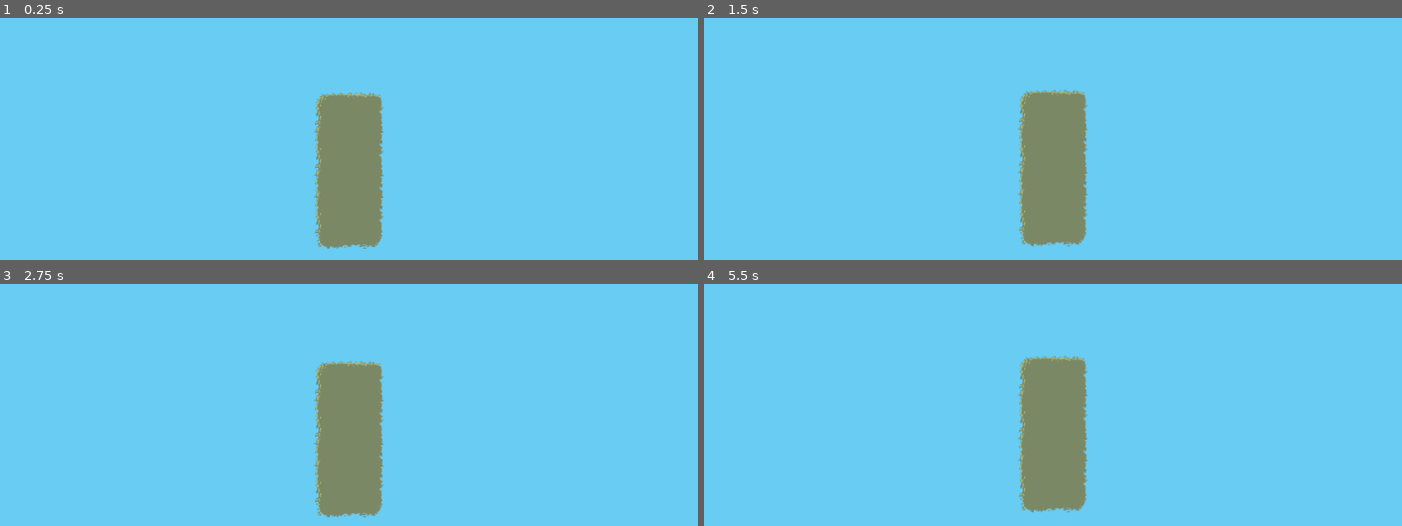
Above: before the commit, frames 1-4 (two rows, left to right).
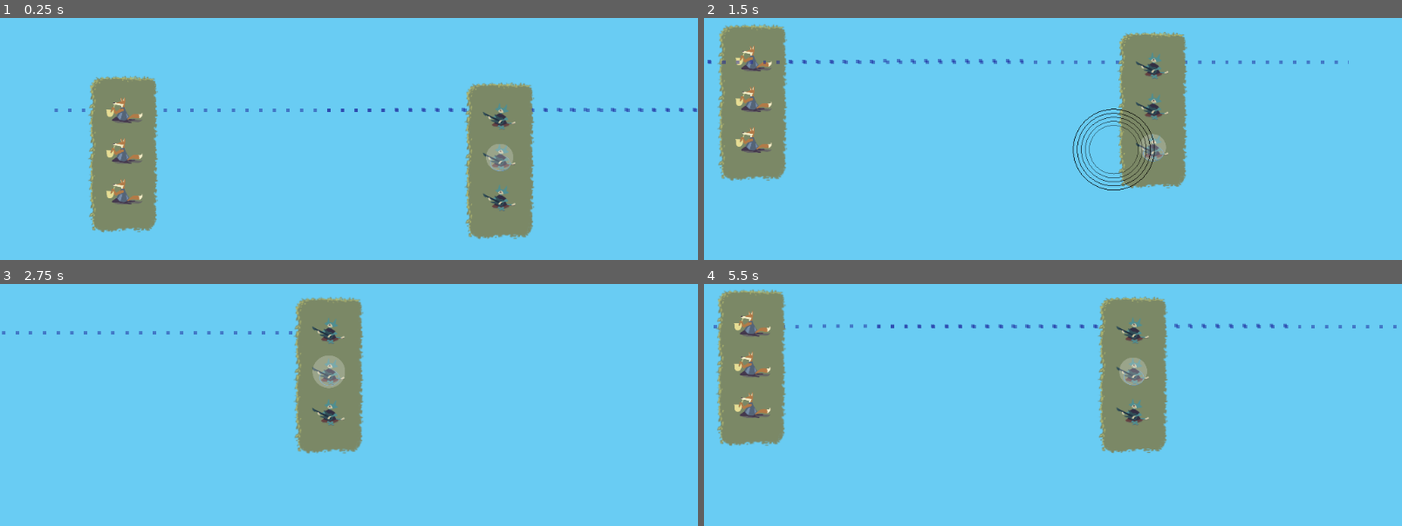
Above: after the commit, the same moments.

Repository: uspgamedev/skyjammers
Game: Godot game, scene res://stages/stage05.tscn
The game is run twice, just before and just after one commit, with the same random seed, the same clock (stepped at 60 frames per second) and the same inputs. This scene is started directly instead of the project's main scene. Sound files missing from this copy of the repository are replaced by a short silence.
Inputs:
- Up to frame 1 (0.25 s): no input
- Up to frame 2 (1.5 s): tap Enter (ui_accept) at 0.5, 0.77 s; hold Space (action_play) 0.53-1.28 s; tap Space (action_play) at 1.35 s
- Up to frame 3 (2.75 s): tap Enter (ui_accept) at 1.52 s; hold Space (action_play) from 2.03 s (still down)
- Up to frame 4 (5.5 s): release Space (action_play) at 2.78 s; tap Space (action_play) at 2.85, 4.35 s; tap Enter (ui_accept) at 3.02, 3.77, 4.52 s; hold Space (action_play) 3.53-4.28 s; hold Space (action_play) from 5.03 s (still down)

The runs differ from the first frame. In frame 1, 18% of the frame differs, in the area x 7-100%, y 23-96%; in frame 2, 19%, in the area x 0-93%, y 2-95%; in frame 3, 8.0%; in frame 4, 18%.
Error before the commit: Invalid type in function 'get_node' in base 'Node2D (base.gd)'. Cannot convert argument 1 from Nil to NodePath. (res://stages/base.gd:16)

Commit message:
Changed WavePreview effect

Diff:
--- a/game/Instruments/Bass/Bass.tscn
+++ b/game/Instruments/Bass/Bass.tscn
@@ -1,17 +1,24 @@
-[gd_scene load_steps=2 format=2]
+[gd_scene load_steps=3 format=2]
 
 [ext_resource path="res://Instruments/Instrument.tscn" type="PackedScene" id=1]
+[ext_resource path="res://Instruments/Bass/circle.png" type="Texture" id=2]
 
-[node name="Bass" instance=ExtResource( 1 )]
+[node name="Bass" index="0" instance=ExtResource( 1 )]
 
-[node name="Riff0" parent="." index="5"]
+[node name="WavePreview" parent="." index="2"]
+
+visible = true
+scale = Vector2( 0.2, 0.2 )
+texture = ExtResource( 2 )
+
+[node name="Riff0" parent="." index="6"]
 
 volume_db = -8.0
 
-[node name="Riff1" parent="." index="6"]
+[node name="Riff1" parent="." index="7"]
 
 volume_db = -8.0
 
-[node name="SFX" parent="." index="7"]
+[node name="SFX" parent="." index="8"]
 
 position = Vector2( -0.323532, -0.32354 )
--- a/game/Instruments/GameBoy/Gameboy.tscn
+++ b/game/Instruments/GameBoy/Gameboy.tscn
@@ -1,40 +1,45 @@
-[gd_scene load_steps=8 format=2]
+[gd_scene load_steps=9 format=2]
 
 [ext_resource path="res://Instruments/Instrument.tscn" type="PackedScene" id=1]
 [ext_resource path="res://assets/img/fox-gameboy.png" type="Texture" id=2]
-[ext_resource path="res://Instruments/GameBoy/GameBoyWaveShape.gd" type="Script" id=3]
-[ext_resource path="res://assets/sound/gameboy_riff.wav" type="AudioStream" id=4]
-[ext_resource path="res://assets/sound/gameboy_riff2.wav" type="AudioStream" id=5]
-[ext_resource path="res://assets/sound/gameboy_sfx.wav" type="AudioStream" id=6]
+[ext_resource path="res://Instruments/GameBoy/star.png" type="Texture" id=3]
+[ext_resource path="res://Instruments/GameBoy/GameBoyWaveShape.gd" type="Script" id=4]
+[ext_resource path="res://assets/sound/gameboy_riff.wav" type="AudioStream" id=5]
+[ext_resource path="res://assets/sound/gameboy_riff2.wav" type="AudioStream" id=6]
+[ext_resource path="res://assets/sound/gameboy_sfx.wav" type="AudioStream" id=7]
 
 [sub_resource type="ConvexPolygonShape2D" id=1]
 
 custom_solver_bias = 0.0
 points = PoolVector2Array( 0, -10, 2.23358, -3.07427, 9.51057, -3.09017, 3.61402, 1.17427, 5.87785, 8.09017, -1e-06, 3.8, -5.87785, 8.09017, -3.61402, 1.17426, -9.51057, -3.09017, -2.23358, -3.07427 )
 
-[node name="Gameboy" instance=ExtResource( 1 )]
+[node name="Gameboy" index="0" instance=ExtResource( 1 )]
 
 [node name="Sprite" parent="." index="1"]
 
 texture = ExtResource( 2 )
 
-[node name="CollisionShape2D" parent="." index="2"]
+[node name="WavePreview" parent="." index="2"]
+
+texture = ExtResource( 3 )
+
+[node name="CollisionShape2D" parent="." index="3"]
 
 _sections_unfolded = [ "Transform", "Visibility", "Z Index" ]
 
-[node name="SoundWaveShape" parent="." index="3"]
+[node name="SoundWaveShape" parent="." index="4"]
 
 shape = SubResource( 1 )
-script = ExtResource( 3 )
+script = ExtResource( 4 )
 
-[node name="Riff0" parent="." index="5"]
-
-stream = ExtResource( 4 )
-
-[node name="Riff1" parent="." index="6"]
+[node name="Riff0" parent="." index="6"]
 
 stream = ExtResource( 5 )
 
-[node name="SFX" parent="." index="7"]
+[node name="Riff1" parent="." index="7"]
 
 stream = ExtResource( 6 )
+
+[node name="SFX" parent="." index="8"]
+
+stream = ExtResource( 7 )
--- a/game/Instruments/Instrument.gd
+++ b/game/Instruments/Instrument.gd
@@ -40,27 +40,13 @@
 	get_node("SFX").play()
 
 
-func mini_pulse():
-	var sw = soundWave.instance()
-	var shape = get_node("SoundWaveShape").duplicate()
-	var rot = get_node("SoundWaveShape").get_rotation()
+func update_preview():
+	if get_node("SoundWaveShape").has_node("Rotate"):
+		var rot = get_node("SoundWaveShape/Rotate").get_rotation()
 
-	if get_node("SoundWaveShape").has_node("Rotate"):
-		rot = get_node("SoundWaveShape/Rotate").get_rotation()
-
-	sw.growth = self.growth
-	sw.duration = self.duration
-	sw.set_position(get_global_position())
-	sw.set_rotation(rot)
-	sw.instrument = self
-	sw.stage = self.stage
-	shape.is_active = true
-	shape.set_scale(shape.get_scale()/8)
-	shape.show()
-	sw.add_child(shape)
-	stage.get_node("Instruments").add_child(sw)
+		get_node("WavePreview").set_rotation(rot)
 
 
 func _on_Timer_timeout():
 	if active:
-		mini_pulse()
+		update_preview()
--- a/game/Instruments/Instrument.tscn
+++ b/game/Instruments/Instrument.tscn
@@ -8,17 +8,67 @@
 [ext_resource path="res://assets/sound/bass_riff2.wav" type="AudioStream" id=6]
 [ext_resource path="res://assets/sound/bass_sfx.wav" type="AudioStream" id=7]
 
-[sub_resource type="RectangleShape2D" id=1]
+[sub_resource type="Animation" id=4]
+
+resource_name = "active"
+length = 1.0
+loop = true
+step = 0.1
+tracks/0/type = "value"
+tracks/0/path = NodePath(".:visible")
+tracks/0/interp = 1
+tracks/0/loop_wrap = true
+tracks/0/imported = false
+tracks/0/enabled = true
+tracks/0/keys = {
+"times": PoolRealArray( 0 ),
+"transitions": PoolRealArray( 1 ),
+"update": 1,
+"values": [ true ]
+}
+tracks/1/type = "value"
+tracks/1/path = NodePath(".:scale")
+tracks/1/interp = 2
+tracks/1/loop_wrap = true
+tracks/1/imported = false
+tracks/1/enabled = true
+tracks/1/keys = {
+"times": PoolRealArray( 0, 0.5 ),
+"transitions": PoolRealArray( 1, 1 ),
+"update": 0,
+"values": [ Vector2( 0.2, 0.2 ), Vector2( 0.3, 0.3 ) ]
+}
+
+[sub_resource type="Animation" id=1]
+
+resource_name = "off"
+length = 0.01
+loop = false
+step = 0.1
+tracks/0/type = "value"
+tracks/0/path = NodePath(".:visible")
+tracks/0/interp = 1
+tracks/0/loop_wrap = true
+tracks/0/imported = false
+tracks/0/enabled = true
+tracks/0/keys = {
+"times": PoolRealArray( 0 ),
+"transitions": PoolRealArray( 1 ),
+"update": 1,
+"values": [ false ]
+}
+
+[sub_resource type="RectangleShape2D" id=2]
 
 custom_solver_bias = 0.0
 extents = Vector2( 10, 10 )
 
-[sub_resource type="CircleShape2D" id=2]
+[sub_resource type="CircleShape2D" id=3]
 
 custom_solver_bias = 0.0
 radius = 10.0
 
-[node name="Instrument" type="KinematicBody2D" index="0" groups=[
+[node name="Instrument" type="KinematicBody2D" groups=[
 "bards",
 ]]
 
@@ -46,25 +96,44 @@
 texture = ExtResource( 3 )
 _sections_unfolded = [ "Animation", "Offset", "Transform", "Visibility" ]
 
-[node name="CollisionShape2D" type="CollisionShape2D" parent="." index="2"]
+[node name="WavePreview" type="Sprite" parent="." index="2"]
 
-shape = SubResource( 1 )
+visible = false
+modulate = Color( 1, 1, 1, 0.235294 )
+scale = Vector2( 0.206304, 0.206304 )
+_sections_unfolded = [ "Transform", "Visibility" ]
+
+[node name="AnimationPlayer" type="AnimationPlayer" parent="WavePreview" index="0"]
+
+root_node = NodePath("..")
+autoplay = "off"
+playback_process_mode = 1
+playback_default_blend_time = 0.0
+playback_speed = 1.0
+anims/active = SubResource( 4 )
+anims/off = SubResource( 1 )
+blend_times = [  ]
+autoplay = "off"
+
+[node name="CollisionShape2D" type="CollisionShape2D" parent="." index="3"]
+
+shape = SubResource( 2 )
 _sections_unfolded = [ "Visibility" ]
 
-[node name="SoundWaveShape" type="CollisionShape2D" parent="." index="3"]
+[node name="SoundWaveShape" type="CollisionShape2D" parent="." index="4"]
 
 visible = false
-shape = SubResource( 2 )
+shape = SubResource( 3 )
 script = ExtResource( 4 )
 
-[node name="Timer" type="Timer" parent="." index="4"]
+[node name="Timer" type="Timer" parent="." index="5"]
 
 process_mode = 1
 wait_time = 1.0
 one_shot = false
 autostart = false
 
-[node name="Riff0" type="AudioStreamPlayer2D" parent="." index="5"]
+[node name="Riff0" type="AudioStreamPlayer2D" parent="." index="6"]
 
 stream = ExtResource( 5 )
 volume_db = -15.0
@@ -74,7 +143,7 @@
 bus = "Master"
 area_mask = 1
 
-[node name="Riff1" type="AudioStreamPlayer2D" parent="." index="6"]
+[node name="Riff1" type="AudioStreamPlayer2D" parent="." index="7"]
 
 stream = ExtResource( 6 )
 volume_db = -15.0
@@ -84,7 +153,7 @@
 bus = "Master"
 area_mask = 1
 
-[node name="SFX" type="AudioStreamPlayer2D" parent="." index="7"]
+[node name="SFX" type="AudioStreamPlayer2D" parent="." index="8"]
 
 stream = ExtResource( 7 )
 volume_db = -15.0
--- a/game/Instruments/Theremin/Theremin.tscn
+++ b/game/Instruments/Theremin/Theremin.tscn
@@ -1,37 +1,42 @@
-[gd_scene load_steps=8 format=2]
+[gd_scene load_steps=9 format=2]
 
 [ext_resource path="res://Instruments/Instrument.tscn" type="PackedScene" id=1]
 [ext_resource path="res://assets/img/bunny-teremin.png" type="Texture" id=2]
-[ext_resource path="res://Instruments/Theremin/ThereminWaveShape.gd" type="Script" id=3]
-[ext_resource path="res://assets/sound/theremin_riff.wav" type="AudioStream" id=4]
-[ext_resource path="res://assets/sound/theremin_riff2.wav" type="AudioStream" id=5]
-[ext_resource path="res://assets/sound/theremin_sfx.wav" type="AudioStream" id=6]
+[ext_resource path="res://Instruments/Theremin/triangle.png" type="Texture" id=3]
+[ext_resource path="res://Instruments/Theremin/ThereminWaveShape.gd" type="Script" id=4]
+[ext_resource path="res://assets/sound/theremin_riff.wav" type="AudioStream" id=5]
+[ext_resource path="res://assets/sound/theremin_riff2.wav" type="AudioStream" id=6]
+[ext_resource path="res://assets/sound/theremin_sfx.wav" type="AudioStream" id=7]
 
 [sub_resource type="ConvexPolygonShape2D" id=1]
 
 custom_solver_bias = 0.0
 points = PoolVector2Array( 0, -8.5, 8.66, 6.5, -8.66, 6.5 )
 
-[node name="Theremin" instance=ExtResource( 1 )]
+[node name="Theremin" index="0" instance=ExtResource( 1 )]
 
 [node name="Sprite" parent="." index="1"]
 
 texture = ExtResource( 2 )
 
-[node name="SoundWaveShape" parent="." index="3"]
+[node name="WavePreview" parent="." index="2"]
+
+texture = ExtResource( 3 )
+
+[node name="SoundWaveShape" parent="." index="4"]
 
 shape = SubResource( 1 )
-script = ExtResource( 3 )
+script = ExtResource( 4 )
 _sections_unfolded = [ "Transform" ]
 
-[node name="Riff0" parent="." index="5"]
-
-stream = ExtResource( 4 )
-
-[node name="Riff1" parent="." index="6"]
+[node name="Riff0" parent="." index="6"]
 
 stream = ExtResource( 5 )
 
-[node name="SFX" parent="." index="7"]
+[node name="Riff1" parent="." index="7"]
 
 stream = ExtResource( 6 )
+
+[node name="SFX" parent="." index="8"]
+
+stream = ExtResource( 7 )
--- a/game/Instruments/Xylophone/Xylophone.tscn
+++ b/game/Instruments/Xylophone/Xylophone.tscn
@@ -1,11 +1,12 @@
-[gd_scene load_steps=8 format=2]
+[gd_scene load_steps=9 format=2]
 
 [ext_resource path="res://Instruments/Instrument.tscn" type="PackedScene" id=1]
 [ext_resource path="res://assets/img/croc-xylo.png" type="Texture" id=2]
-[ext_resource path="res://Instruments/Xylophone/XylophoneWaveShape.gd" type="Script" id=3]
-[ext_resource path="res://assets/sound/xylophone_riff.wav" type="AudioStream" id=4]
-[ext_resource path="res://assets/sound/xylophone_riff2.wav" type="AudioStream" id=5]
-[ext_resource path="res://assets/sound/xylophone_sfx.wav" type="AudioStream" id=6]
+[ext_resource path="res://Instruments/Xylophone/rectangle.png" type="Texture" id=3]
+[ext_resource path="res://Instruments/Xylophone/XylophoneWaveShape.gd" type="Script" id=4]
+[ext_resource path="res://assets/sound/xylophone_riff.wav" type="AudioStream" id=5]
+[ext_resource path="res://assets/sound/xylophone_riff2.wav" type="AudioStream" id=6]
+[ext_resource path="res://assets/sound/xylophone_sfx.wav" type="AudioStream" id=7]
 
 [sub_resource type="RectangleShape2D" id=1]
 
@@ -18,19 +19,23 @@
 
 texture = ExtResource( 2 )
 
-[node name="SoundWaveShape" parent="." index="3"]
+[node name="WavePreview" parent="." index="2"]
+
+texture = ExtResource( 3 )
+
+[node name="SoundWaveShape" parent="." index="4"]
 
 shape = SubResource( 1 )
-script = ExtResource( 3 )
+script = ExtResource( 4 )
 
-[node name="Riff0" parent="." index="5"]
-
-stream = ExtResource( 4 )
-
-[node name="Riff1" parent="." index="6"]
+[node name="Riff0" parent="." index="6"]
 
 stream = ExtResource( 5 )
 
-[node name="SFX" parent="." index="7"]
+[node name="Riff1" parent="." index="7"]
 
 stream = ExtResource( 6 )
+
+[node name="SFX" parent="." index="8"]
+
+stream = ExtResource( 7 )
--- a/game/goal/Goal.tscn
+++ b/game/goal/Goal.tscn
@@ -108,7 +108,7 @@
 "values": [ true ]
 }
 
-[node name="Goal" type="KinematicBody2D" index="0" groups=[
+[node name="Goal" type="KinematicBody2D" groups=[
 "goal",
 ]]
 
--- a/game/stages/base.gd
+++ b/game/stages/base.gd
@@ -16,6 +16,8 @@
 	activeInstrument = get_node(initial_bard_path)
 	activeInstrument.get_node("Riff"+str(audioManager.getRiffSet())).play(audioManager.getRiffPos())
 	activeInstrument.active = true
+	activeInstrument.get_node("WavePreview/AnimationPlayer").play("active")
+	activeInstrument.get_node("Sprite2").show()
 	for instrument in get_tree().get_nodes_in_group("bards"):
 		instrument.stage = self
 	for sentinel in get_tree().get_nodes_in_group("sentinels"):
@@ -28,10 +30,12 @@
 func changeActive(body):
 	if activeInstrument.is_in_group("bards"):
 		activeInstrument.active = false
+		activeInstrument.get_node("WavePreview/AnimationPlayer").play("off")
 		activeInstrument.get_node("Sprite2").hide()
 	self.activeInstrument = body
 	if activeInstrument.is_in_group("bards"):
 		activeInstrument.active = true
+		activeInstrument.get_node("WavePreview/AnimationPlayer").play("active")
 		activeInstrument.get_node("Sprite2").show()
 		body.get_node("Riff"+str(audioManager.getRiffSet())).play(audioManager.getRiffPos())
 		audioManager.playSFX("Transmission")
--- a/game/stages/stage05.tscn
+++ b/game/stages/stage05.tscn
@@ -1,27 +1,85 @@
-[gd_scene load_steps=5 format=2]
+[gd_scene load_steps=8 format=2]
 
 [ext_resource path="res://stages/base.tscn" type="PackedScene" id=1]
 [ext_resource path="res://Movement/PathManager.tscn" type="PackedScene" id=2]
 [ext_resource path="res://islands/Island.tscn" type="PackedScene" id=3]
+[ext_resource path="res://Sentinels/Sentinel.tscn" type="PackedScene" id=4]
+[ext_resource path="res://Instruments/Bass/Bass.tscn" type="PackedScene" id=5]
 
 [sub_resource type="Curve2D" id=1]
 
 resource_local_to_scene = true
 bake_interval = 5.0
 _data = {
-"points": PoolVector2Array(  )
+"points": PoolVector2Array( 0, 0, 0, 0, -150, 0, 0, 0, 0, 0, 858.69, -2.01074 )
 }
 _sections_unfolded = [ "Resource" ]
 
-[node name="Stage" index="0" instance=ExtResource( 1 )]
+[sub_resource type="Curve2D" id=2]
+
+resource_local_to_scene = true
+bake_interval = 5.0
+_data = {
+"points": PoolVector2Array( 0, 0, 0, 0, 250, 0, 0, 0, 0, 0, 1330, 0 )
+}
+_sections_unfolded = [ "Resource" ]
+
+[node name="Stage" instance=ExtResource( 1 )]
+
+initial_bard_path = NodePath("Instruments/Path2D2/PathFollow2D/Island/Bass2")
 
 [node name="Path2D" parent="Instruments" index="0" instance=ExtResource( 2 )]
 
+editor/display_folded = true
 curve = SubResource( 1 )
+speed = 0.4
+
+[node name="PathFollow2D" parent="Instruments/Path2D" index="0"]
+
+position = Vector2( -150, 0 )
 
 [node name="Island" parent="Instruments/Path2D/PathFollow2D" index="0" instance=ExtResource( 3 )]
 
+position = Vector2( 0, 1 )
 tile_data = PoolIntArray( -65538, 0, 0, -65537, 2, 0, -131072, 1, 0, -131071, 3, 0, -2, 4, 0, -1, 5, 0, -65536, 5, 0, - …(342 unchanged characters)…
+
+[node name="Sentinel" parent="Instruments/Path2D/PathFollow2D/Island" index="0" instance=ExtResource( 4 )]
+
+[node name="Sentinel2" parent="Instruments/Path2D/PathFollow2D/Island" index="1" instance=ExtResource( 4 )]
+
+position = Vector2( 0, 60 )
+_sections_unfolded = [ "Transform" ]
+
+[node name="Sentinel3" parent="Instruments/Path2D/PathFollow2D/Island" index="2" instance=ExtResource( 4 )]
+
+position = Vector2( 0, 120 )
+_sections_unfolded = [ "Transform" ]
+
+[node name="Path2D2" parent="Instruments" index="1" instance=ExtResource( 2 )]
+
+editor/display_folded = true
+curve = SubResource( 2 )
+speed = 0.4
+
+[node name="PathFollow2D" parent="Instruments/Path2D2" index="0"]
+
+position = Vector2( 250, 0 )
+
+[node name="Island" parent="Instruments/Path2D2/PathFollow2D" index="0" instance=ExtResource( 3 )]
+
+position = Vector2( 145.182, 3.0618 )
+tile_data = PoolIntArray( -65538, 0, 0, -65537, 2, 0, -131072, 1, 0, -131071, 3, 0, -2, 4, 0, -1, 5, 0, -65536, 5, 0, -65535, 11, 0, 65534, 8, 0, 65535, 5, 0, 0, 5, 0, 1, 7, 0, 131070, 4, 0, 131071, 5, 0, 65536, 5, 0, 65537, 11, 0, 196606, 8, 0, 196607, 5, 0, 131072, 5, 0, 131073, 7, 0, 262142, 8, 0, 262143, 5, 0, 196608, 5, 0, 196609, 7, 0, 327678, 4, 0, 327679, 5, 0, 262144, 5, 0, 262145, 11, 0, 393214, 12, 0, 393215, 13, 0, 327680, 14, 0, 327681, 15, 0 )
+
+[node name="Bass" parent="Instruments/Path2D2/PathFollow2D/Island" index="0" instance=ExtResource( 5 )]
+
+[node name="Bass2" parent="Instruments/Path2D2/PathFollow2D/Island" index="1" instance=ExtResource( 5 )]
+
+position = Vector2( 0, 60 )
+
+[node name="Bass3" parent="Instruments/Path2D2/PathFollow2D/Island" index="2" instance=ExtResource( 5 )]
+
+position = Vector2( 0, 120 )
 
 
 [editable path="Instruments/Path2D"]
+[editable path="Instruments/Path2D2"]
Binary file added: game/Instruments/Bass/circle.png
Not shown, added: game/Instruments/Bass/circle.png.import
Binary file added: game/Instruments/GameBoy/star.png
Not shown, added: game/Instruments/GameBoy/star.png.import
Not shown: 1 places in game/Instruments/Instrument.tscn that only renumber resources
Binary file added: game/Instruments/Theremin/triangle.png
Not shown, added: game/Instruments/Theremin/triangle.png.import
Binary file added: game/Instruments/Xylophone/rectangle.png
Not shown, added: game/Instruments/Xylophone/rectangle.png.import
